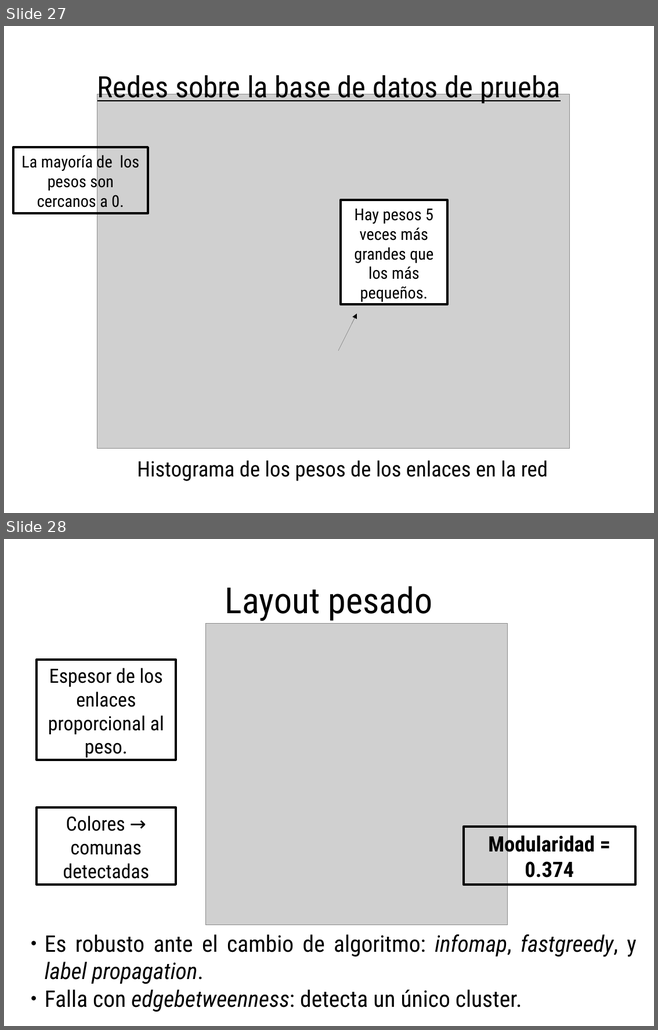
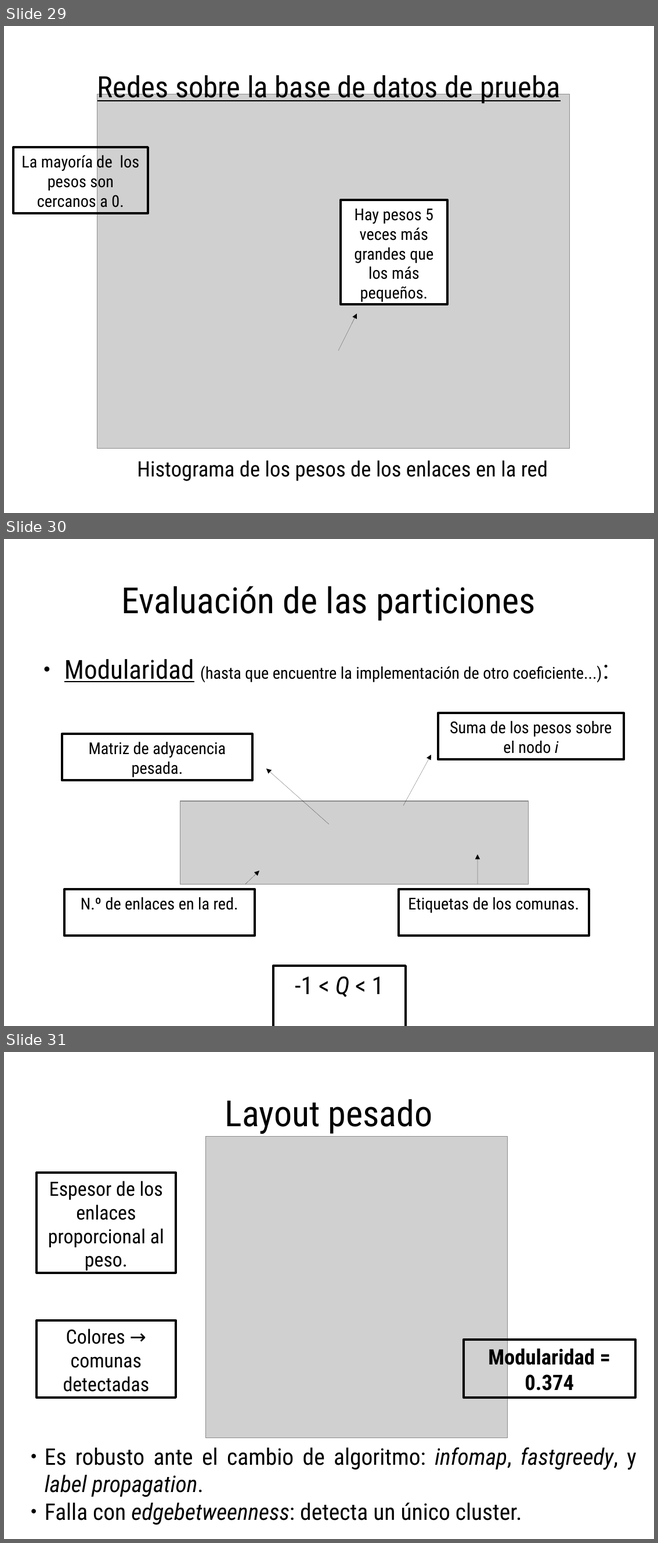
Before and after one commit to spinto88/Analisis_notas, a slide deck: Presentacion_analisis.odp. Shown one above the other, each under a label of ours: slides 27 and 28 before the commit, slides 29, 30 and 31 after it. The pictures are 658x1030 and 658x1543 pixels, drawn with LibreOffice and Linux fonts; fonts in the diff are those of the drawing; grey boxes stand for pictures. Boxes give left, top, right and bottom in pixels: in the first picture for what was removed or moved away, otherwise in the second. Text is boxed around its words. In the diff, an @@ line names an element or a change of style, - is before the commit and + after.

```diff
--- a/Presentacion_analisis.odp
+++ b/Presentacion_analisis.odp
@@ slide 30 added at box(4, 539, 654, 1026), background #FFFFFF @@
@@ title added at box(122, 586, 535, 621), 44 pt, text #000000 @@
+Evaluación de las particiones
@@ text added at box(64, 659, 602, 683), 20 pt, text #000000 @@
+● Modularidad (hasta que encuentre la implementación de otro coeficiente...):
@@ rectangle added at box(438, 713, 623, 759), outline #000000 2.83 pt, 20 pt, text #000000 @@
+Suma de los pesos sobre el nodo i
@@ rectangle added at box(62, 734, 252, 781), outline #000000 2.83 pt, 20 pt, text #000000 @@
+Matriz de adyacencia pesada.
@@ arrow added from (403, 806) to (431, 755), #000000 0 pt @@
@@ arrow added from (329, 824) to (266, 769), #000000 0 pt @@
@@ picture added at box(180, 801, 529, 885) @@
@@ arrow added from (477, 885) to (477, 855), #000000 0 pt @@
@@ arrow added from (245, 885) to (259, 871), #000000 0 pt @@
@@ rectangle added at box(64, 889, 255, 936), outline #000000 2.83 pt, 20 pt, text #000000 @@
+N.º de enlaces en la red.
@@ rectangle added at box(398, 890, 589, 936), outline #000000 2.83 pt, 20 pt, text #000000 @@
+Etiquetas de los comunas.
@@ rectangle added at box(273, 966, 405, 1026), outline #000000 2.83 pt, 30 pt, text #000000 @@
+-1 < Q < 1
@@ what was slide 27 is now slide 29 @@
@@ what was slide 28 is now slide 31 @@
```
Also in this commit, not shown: 2 slides changed, 3 other slides added, 2 other files.
